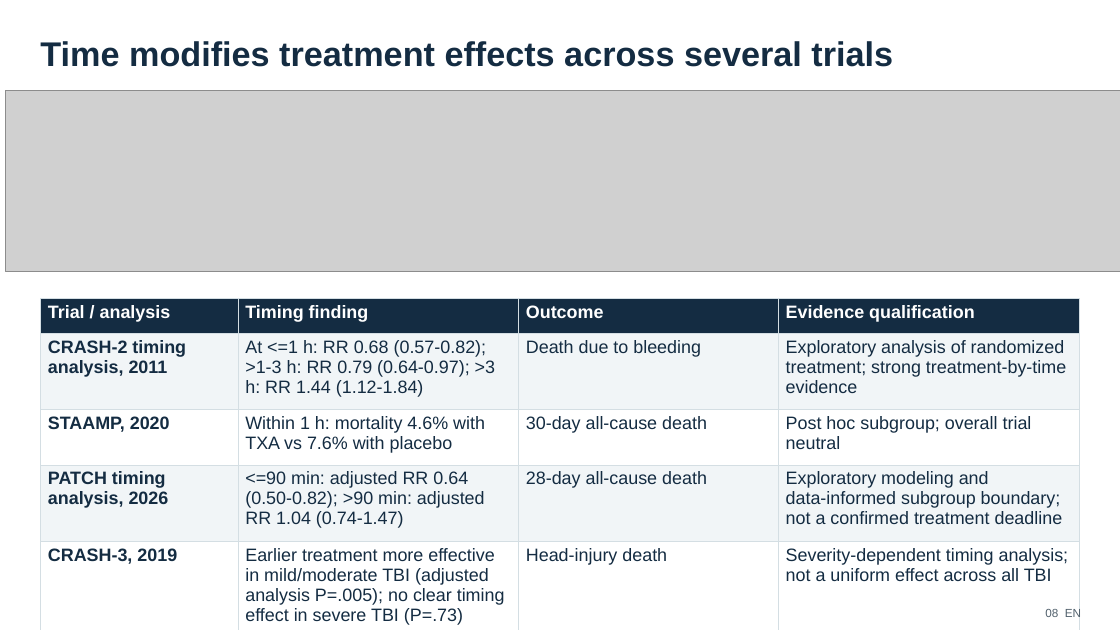
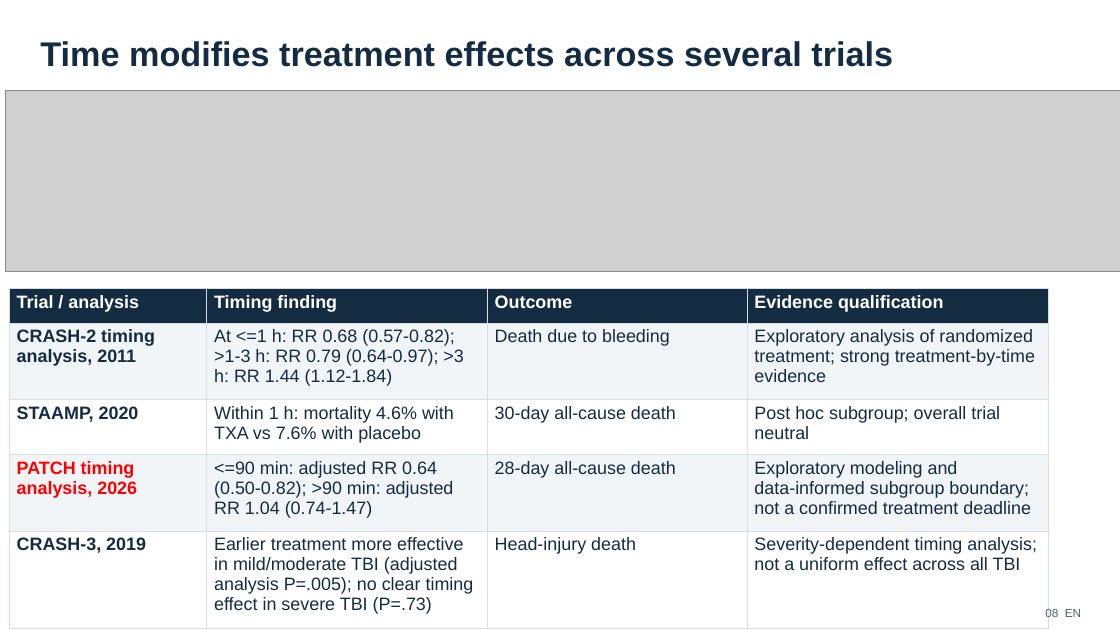
Before and after one commit to cryanking/cryanking.github.io, a slide deck: slide 17 of lectures/tark/TXA_Trauma_English_Turkish.pptx. Drawn at 1120x630 pixels with LibreOffice and Linux fonts; fonts in the diff are those of the drawing; grey boxes stand for pictures. Boxes give left, top, right and bottom in pixels: in the first picture for what was removed or moved away, otherwise in the second. Text is boxed around its words. In the diff, an @@ line names an element or a change of style, - is before the commit and + after.

```diff
--- a/lectures/tark/TXA_Trauma_English_Turkish.pptx
+++ b/lectures/tark/TXA_Trauma_English_Turkish.pptx
@@ table at (9, 288, 1048, 628) @@
@@ text colour #142C42 to #FF0000 in "PATCH timing", "analysis, 2026" @@
@@ table: place and size @@
-table at (40, 299, 1080, 630)
+table at (9, 288, 1048, 628)
```
Also in this commit, not shown: 14 other slides changed, 1 slide added.
